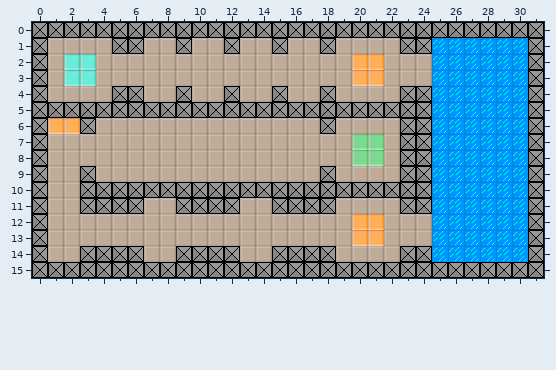
One commit to this Tiled map (JSON): gamex/assets/levels/test3.json. The picture above was drawn from the file before the commit.
Cells are 16x16 px. Shown: x 0..31, y 0..15.
After the commit:
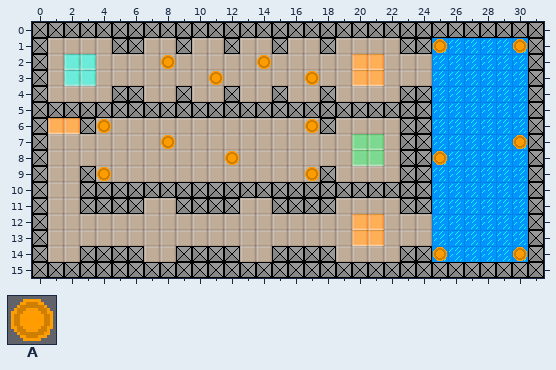
Key: from "tileset": A 6 "coin_single".
_ is an empty cell.
Tiles of an added or newly shown layer are drawn over the layers below it.
Change:
{"where": "layer \"Tile Layer 2\" (added)"}
{"y":1,"x":25,"old":"_","new":"A"}
{"y":1,"x":30,"old":"_","new":"A"}
{"y":2,"x":8,"old":"_","new":"A"}
{"y":2,"x":14,"old":"_","new":"A"}
{"y":3,"x":11,"old":"_","new":"A"}
{"y":3,"x":17,"old":"_","new":"A"}
{"y":6,"x":4,"old":"_","new":"A"}
{"y":6,"x":17,"old":"_","new":"A"}
{"y":7,"x":8,"old":"_","new":"A"}
{"y":7,"x":30,"old":"_","new":"A"}
{"y":8,"x":12,"old":"_","new":"A"}
{"y":8,"x":25,"old":"_","new":"A"}
{"y":9,"x":4,"old":"_","new":"A"}
{"y":9,"x":17,"old":"_","new":"A"}
{"y":14,"x":25,"old":"_","new":"A"}
{"y":14,"x":30,"old":"_","new":"A"}
